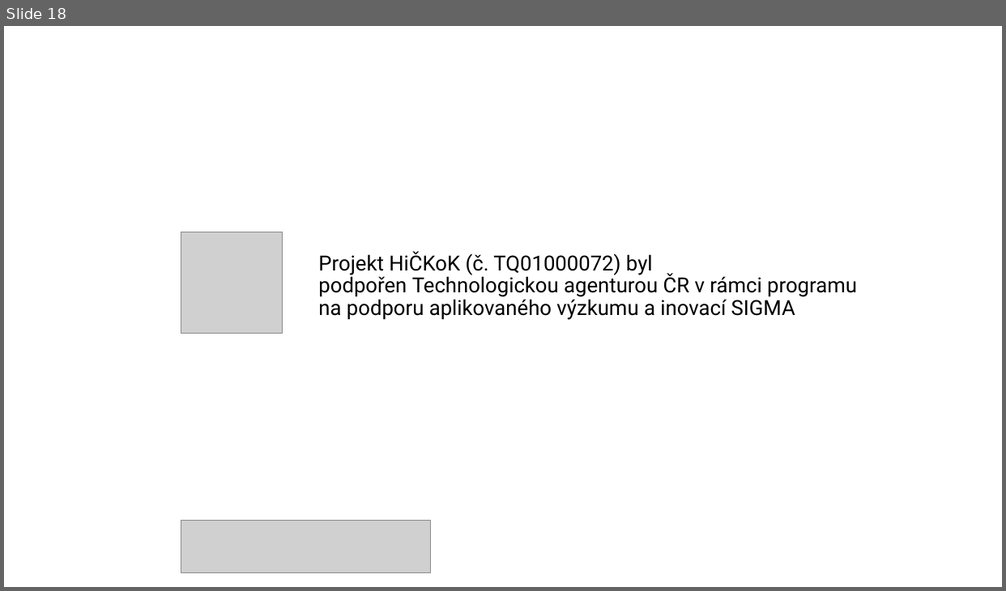
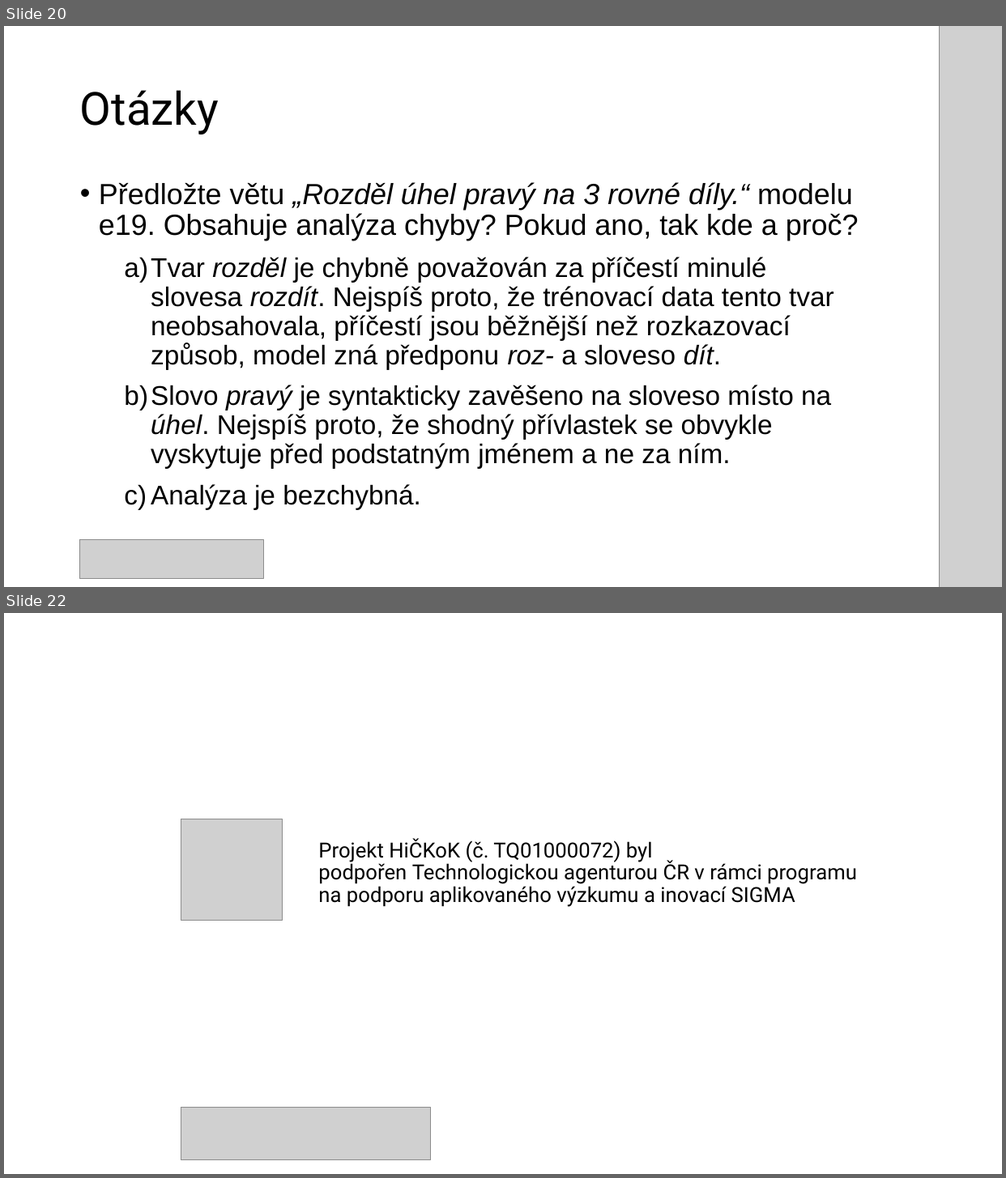
Before and after one commit to ufal/hickok, a slide deck: doc/elearning/hickok_jazykove_modely.odp. Shown one above the other, each under a label of ours: slide 18 before the commit, slides 20 and 22 after it; the slides between them are not shown. The pictures are 1006x591 and 1006x1178 pixels, drawn with LibreOffice and Linux fonts; fonts in the diff are those of the drawing; grey boxes stand for pictures; background and template pictures are left out. Boxes give left, top, right and bottom in pixels: in the first picture for what was removed or moved away, otherwise in the second. Text is boxed around its words. In the diff, an @@ line names an element or a change of style, - is before the commit and + after.

Commit message:
Prezentace je téměř hotová.
Čeká se na zobrazení hičkokových modelů ve webové službě UDPipe.

```diff
--- a/doc/elearning/hickok_jazykove_modely.odp
+++ b/doc/elearning/hickok_jazykove_modely.odp
@@ slide 20 added at <box>4,26,1002,587</box>, background #FFFFFF @@
@@ picture added at <box>939,26,1002,587</box> @@
@@ title added at <box>80,90,219,135</box>, 44 pt, text #000000 @@
+Otázky
@@ text added at <box>99,182,859,510</box>, 26 pt, text #000000 @@
+• Předložte větu „Rozděl úhel pravý na 3 rovné díly.“ modelu e19. Obsahuje analýza chyby? Pokud ano, tak kde a proč?
+  a) Tvar rozděl je chybně považován za příčestí minulé slovesa rozdít. Nejspíš proto, že trénovací data tento tvar neobsahovala, příčestí jsou běžnější než rozkazovací způsob, model zná předponu roz- a sloveso dít.
+  b) Slovo pravý je syntakticky zavěšeno na sloveso místo na úhel. Nejspíš proto, že shodný přívlastek se obvykle vyskytuje před podstatným jménem a ne za ním.
+  c) Analýza je bezchybná.
@@ picture added at <box>79,540,263,578</box> @@
@@ what was slide 18 is now slide 22 @@
```
Also in this commit, not shown: 1 slide changed, 4 other slides added, 1 slide removed, 1 other file.
